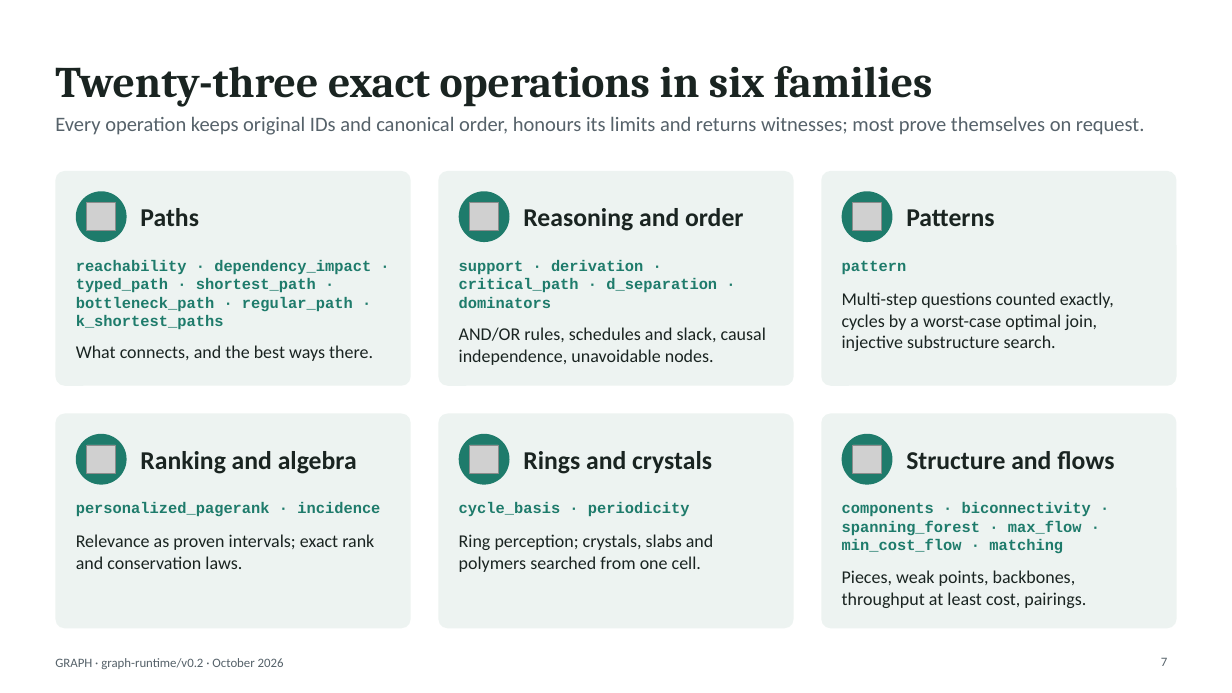
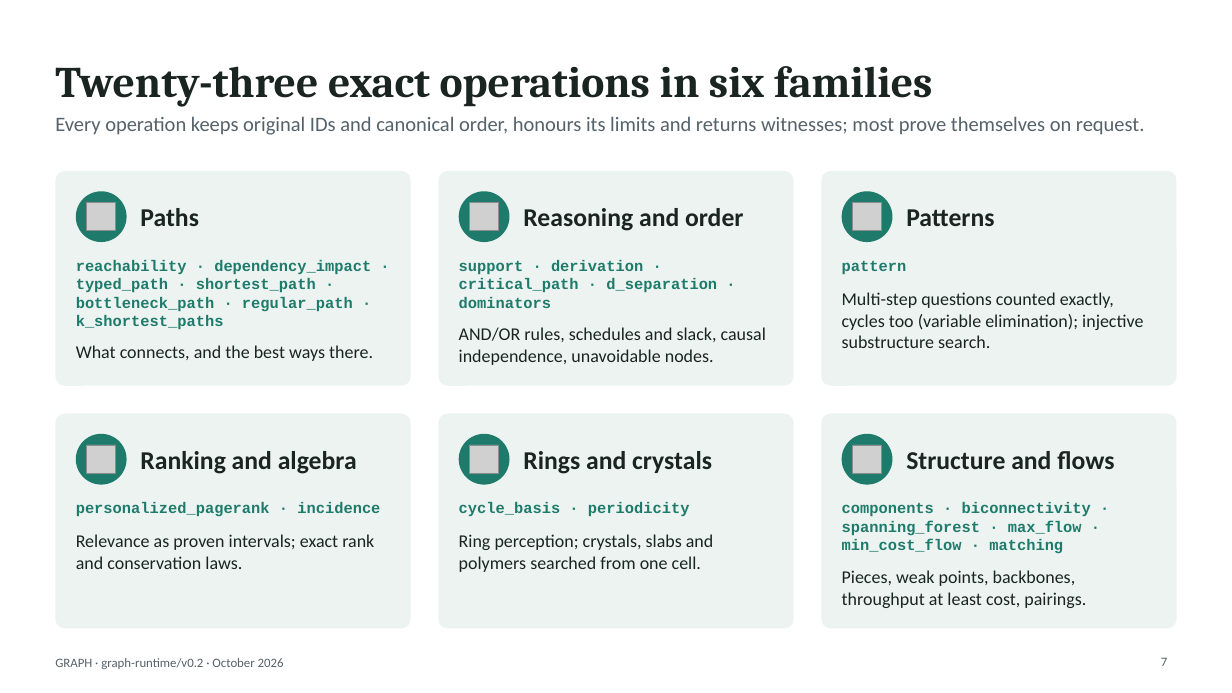
Before and after one commit to hlxin/graph, a slide deck: slide 7 of docs/GRAPH_slides.pptx. Drawn at 1232x693 pixels with LibreOffice and Linux fonts; fonts in the diff are those of the drawing; grey boxes stand for pictures. Boxes give left, top, right and bottom in pixels: in the first picture for what was removed or moved away, otherwise in the second. Text is boxed around its words. In the diff, an @@ line names an element or a change of style, - is before the commit and + after.

```diff
--- a/docs/GRAPH_slides.pptx
+++ b/docs/GRAPH_slides.pptx
@@ text at bbox=[842, 292, 1143, 348]: text changed @@
-Multi-step questions counted exactly, cycles by a worst-case optimal join, injective substructure search.
+Multi-step questions counted exactly, cycles too (variable elimination); injective substructure search.
```
Also in this commit, not shown: 5 other slides changed, 1 other file.
